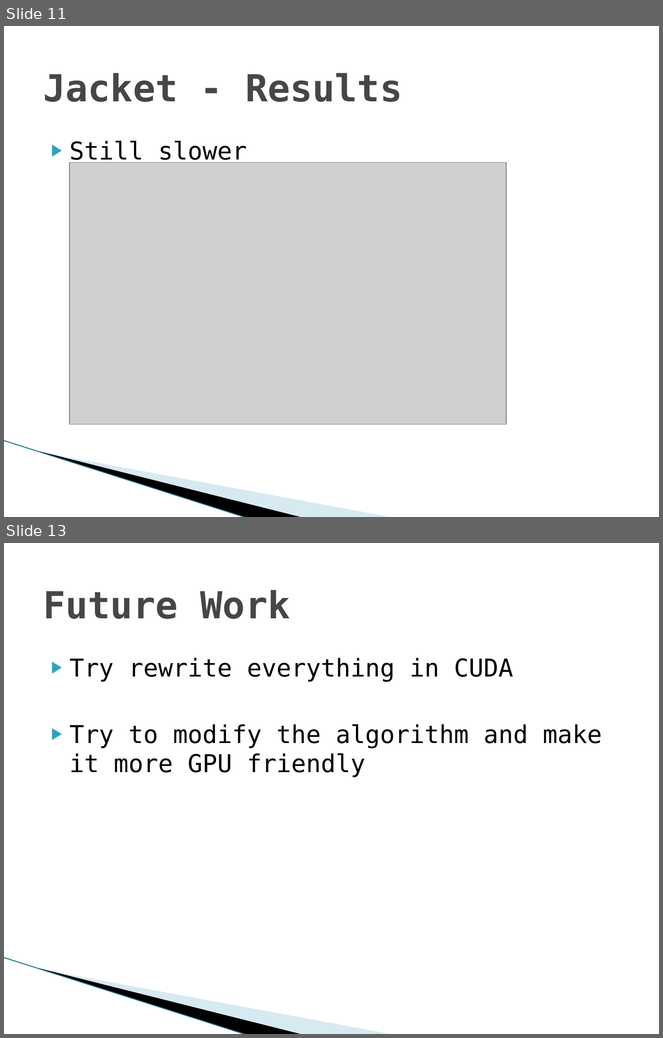
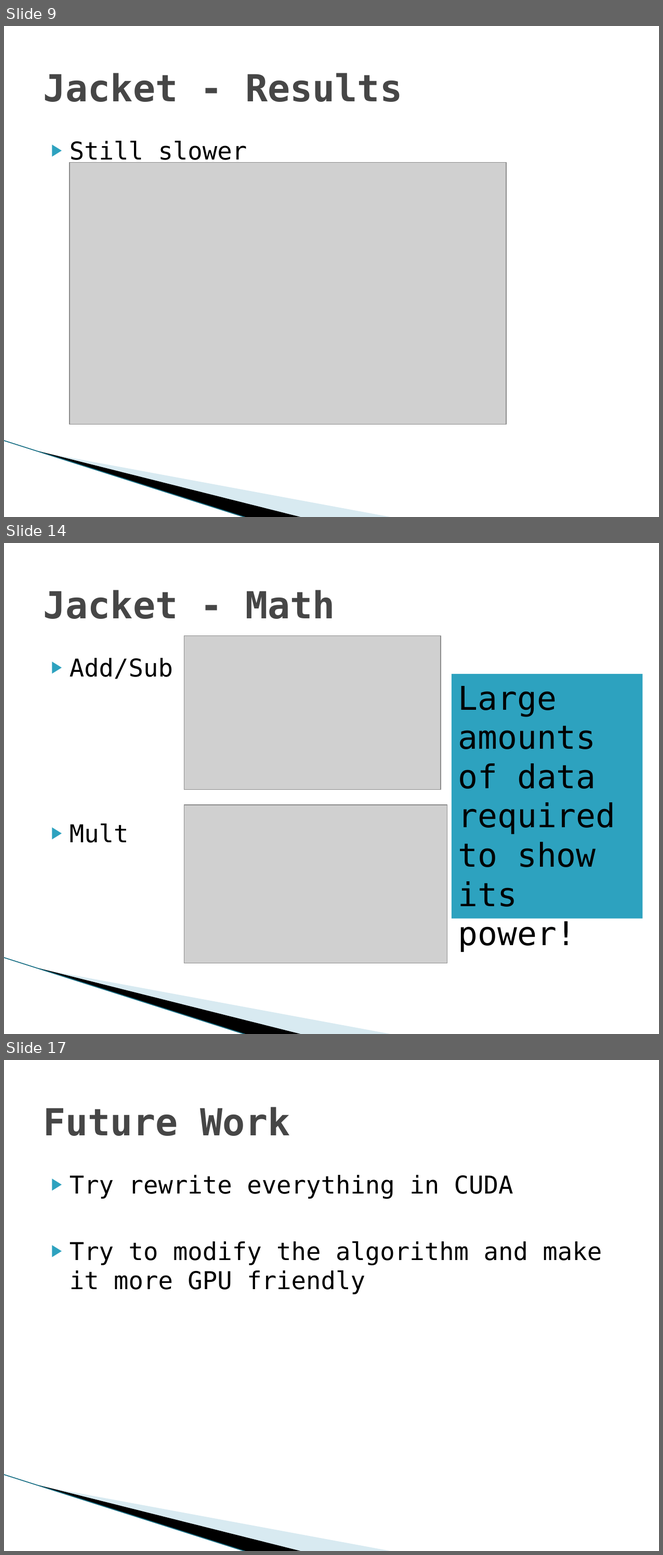
Before and after one commit to Keripo/DancingMonkeysAccelerated, a slide deck: final/presentation.pptx. Shown one above the other, each under a label of ours: slides 11 and 13 before the commit, slides 9, 14 and 17 after it; the slides between them are not shown. The pictures are 663x1038 and 663x1555 pixels, drawn with LibreOffice and Linux fonts; fonts in the diff are those of the drawing; grey boxes stand for pictures; background and template pictures are left out. Boxes give left, top, right and bottom in pixels: in the first picture for what was removed or moved away, otherwise in the second. Text is boxed around its words. In the diff, an @@ line names an element or a change of style, - is before the commit and + after.

```diff
--- a/final/presentation.pptx
+++ b/final/presentation.pptx
@@ slide 14 added at [4, 543, 659, 1034], background #FFFFFF; not listed: 3 template elements that a slide beside it also shows @@
@@ title added at [43, 590, 335, 619], 41 pt, text #464646, bold @@
+Jacket - Math
@@ picture added at [184, 636, 441, 790] @@
@@ text added at [70, 658, 173, 843], 27 pt, text #000000 @@
+▶ Add/Sub
+▶ Mult
@@ rectangle added at [452, 674, 643, 919], fill #2DA2BF, 36 pt, text #000000 @@
+Large amounts
+of data required to show its power!
@@ picture added at [184, 805, 448, 964] @@
@@ what was slide 11 is now slide 9 @@
@@ what was slide 13 is now slide 17 @@
```
Also in this commit, not shown: 1 slide changed, 6 other slides added, 3 slides removed.
